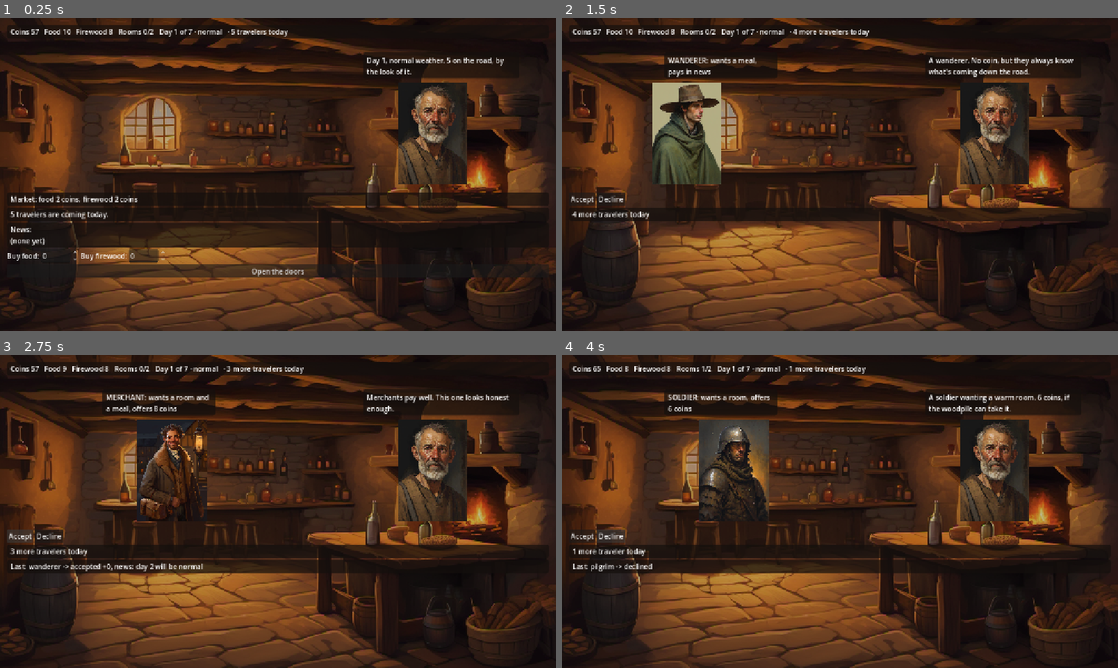
Above: before the commit, frames 1-4 (two rows, left to right).
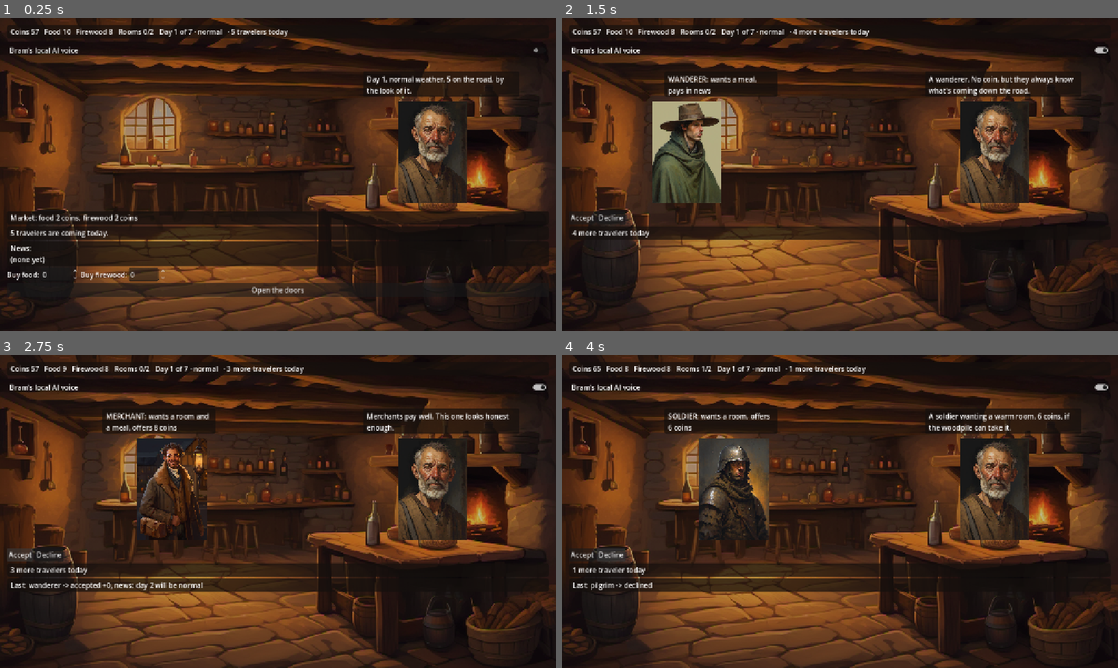
Above: after the commit, the same moments.

Repository: rkaunismaa/CrossRoads-Inn
Game: Godot game, scene res://scenes/main.tscn
The game is run twice, just before and just after one commit, with the same random seed, the same clock (stepped at 60 frames per second) and the same inputs.
Inputs (mouse positions are in pixels of both pictures, inside the frame that each line leads up to):
- Up to frame 1 (0.25 s): no input
- Up to frame 2 (1.5 s): click (840, 49) at 0.5 s, where only the run after the commit has a clickable "Bram's local AI voice"; click "Open the doors" at 1.25 s
- Up to frame 3 (2.75 s): click "Accept" at 2 s
- Up to frame 4 (4 s): click "Accept" at 2.75 s; click "Decline" at 3.5 s

The runs differ from the first frame. In frame 1, 15% of the frame differs, in the area x 1-99%, y 9-90%; in frame 2, 14%; in frame 3, 15%; in frame 4, 15%.

Commit message:
Fix stage 6 review: opt-in AI voice with marker, full licence notices, safer export checks
Co-Authored-By: Claude Opus 5.5 <noreply@anthropic.com>

Diff:
--- a/game/scenes/main.gd
+++ b/game/scenes/main.gd
@@ -11,6 +11,10 @@
 var art_dir := "res://art/"
 var llm_config_path := "res://data/bram_llm.json"
 var llm: BramLLM
+var settings_path := "user://settings.cfg"  ## the player's choices, kept between sessions
+var ai_voice := false  ## the player opted in to Bram's local AI voice (off by default)
+var _llm_available := false  ## the build allows the LLM (bram_llm.json) and the environment doesn't forbid it
+const AI_MARK := "  (local AI)"  ## shown after lines phrased by the local model
 var pending_bram_id := -1  ## the LLM request whose reply may still replace Bram's fixed line  ## generated by tools/comfyui; grey boxes are used for anything missing
 var params: Dictionary
 var runner: DayRunner
@@ -30,7 +34,10 @@
 	add_child(llm)
 	llm.load_config(llm_config_path)
 	llm.line_ready.connect(_on_llm_line)
-	llm.warm_up()
+	_llm_available = llm.enabled
+	var settings := ConfigFile.new()
+	settings.load(settings_path)  # a missing file just leaves the default (off)
+	set_ai_voice(bool(settings.get_value("bram", "ai_voice", false)), false)
 	start_run(randi())
 	if "--smoke-test" in OS.get_cmdline_user_args():  # used by tools/export-linux.sh on the exported build
 		var r := run_smoke(1)
@@ -204,7 +211,8 @@
 		if _art(id) != null:
 			art += 1
 	if %ErrorText.visible:
-		return {"ok": false, "params": %ErrorText.text, "art_loaded": art, "ledger_end": "", "llm": llm.enabled}
+		return {"ok": false, "params": %ErrorText.text, "art_loaded": art, "ledger_end": "", "llm": llm.enabled,
+			"llm_config": _llm_config_status()}
 	for i in 500:
 		if %EndPanel.visible:
 			break
@@ -215,7 +223,18 @@
 		elif %NightPanel.visible:
 			_on_continue()
 	return {"ok": %EndPanel.visible, "params": "ok", "art_loaded": art,
-		"ledger_end": runner.ledger[-1] if runner.ledger.size() > 0 else "", "llm": llm.enabled}
+		"ledger_end": runner.ledger[-1] if runner.ledger.size() > 0 else "", "llm": llm.enabled,
+		"llm_config": _llm_config_status()}
+
+
+## Whether the LLM settings file shipped and reads correctly (separate from whether the LLM is on).
+func _llm_config_status() -> String:
+	if not FileAccess.file_exists(llm_config_path):
+		return "missing: " + llm_config_path
+	var json := JSON.new()
+	if json.parse(FileAccess.get_file_as_string(llm_config_path)) != OK or typeof(json.data) != TYPE_DICTIONARY:
+		return "unreadable: " + llm_config_path
+	return "ok"
 
 
 # --- Bram ------------------------------------------------------------------------------------
@@ -229,7 +248,21 @@
 
 func _on_llm_line(id: int, text: String) -> void:
 	if id > 0 and id == pending_bram_id:
-		%BramBubble.text = text
+		%BramBubble.text = text + AI_MARK
+
+
+## The player's opt-in for Bram's local AI voice. Only loads a model if the player asked for it.
+func set_ai_voice(on: bool, save := true) -> void:
+	ai_voice = on
+	(%AIVoice as CheckButton).set_pressed_no_signal(on)
+	llm.enabled = _llm_available and on
+	if llm.enabled:
+		llm.warm_up()
+	if save:
+		var settings := ConfigFile.new()
+		settings.load(settings_path)
+		settings.set_value("bram", "ai_voice", on)
+		settings.save(settings_path)
 
 
 # --- art -------------------------------------------------------------------------------------
@@ -392,6 +425,12 @@
 	margin.add_child(root)
 
 	root.add_child(_label("TopBar"))
+	var ai_toggle: CheckButton = _named(CheckButton.new(), "AIVoice")
+	ai_toggle.text = "Bram's local AI voice"
+	ai_toggle.tooltip_text = ("Let a language model running on this computer (Ollama) phrase Bram's lines.\n"
+		+ "Off: Bram uses his written lines. The game never sends anything online.")
+	ai_toggle.toggled.connect(func(on: bool) -> void: set_ai_voice(on))
+	root.add_child(ai_toggle)
 	root.add_child(_label("ErrorText"))
 
 	# The scene: door, traveler (with bubble), counter, Bram (with bubble).
--- a/game/tests/unit/test_main_scene.gd
+++ b/game/tests/unit/test_main_scene.gd
@@ -8,8 +8,13 @@
 func before_each() -> void:
 	main = MainScene.instantiate()
 	main.llm_config_path = "res://data/no_llm_in_scene_tests.json"  # never reach a live model, however tests are run
+	main.settings_path = "user://test_settings_%d.cfg" % randi()  # a fresh, empty settings file per test
 	add_child_autofree(main)
 	main.start_run(3)
+
+
+func after_each() -> void:
+	DirAccess.remove_absolute(ProjectSettings.globalize_path(main.settings_path))
 
 
 func _node(name: String) -> Node:
@@ -179,10 +184,10 @@
 	assert_ne(_node("BramBubble").text, "")
 
 
-func test_llm_line_replaces_fixed_line() -> void:
+func test_llm_line_replaces_fixed_line_and_is_marked() -> void:
 	main.pending_bram_id = 42
 	main.llm.line_ready.emit(42, "Mind the merchant's purse, friend.")
-	assert_eq(_node("BramBubble").text, "Mind the merchant's purse, friend.")
+	assert_eq(_node("BramBubble").text, "Mind the merchant's purse, friend." + main.AI_MARK)
 
 
 func test_stale_llm_line_is_ignored() -> void:
@@ -215,3 +220,38 @@
 	var r: Dictionary = main.run_smoke(11)
 	assert_false(r.ok)
 	assert_string_contains(str(r.params), "nope.json")
+
+
+
+# --- review fixes (stage 6): Bram's AI voice is opt-in, remembered, and marked ---
+
+func test_ai_voice_is_off_by_default() -> void:
+	assert_false(main.ai_voice)
+	assert_false((_node("AIVoice") as CheckButton).button_pressed)
+	assert_false(main.llm.enabled)
+
+
+func test_ai_voice_choice_is_remembered() -> void:
+	main.set_ai_voice(true)
+	assert_true(main.ai_voice)
+	var again: Control = MainScene.instantiate()
+	again.llm_config_path = main.llm_config_path
+	again.settings_path = main.settings_path
+	add_child_autofree(again)
+	assert_true(again.ai_voice)
+	assert_true((again.get_node("%AIVoice") as CheckButton).button_pressed)
+
+
+func test_ai_voice_checkbox_turns_it_on_and_off() -> void:
+	(_node("AIVoice") as CheckButton).button_pressed = true
+	assert_true(main.ai_voice)
+	(_node("AIVoice") as CheckButton).button_pressed = false
+	assert_false(main.ai_voice)
+	assert_false(main.llm.enabled)
+
+
+func test_smoke_reports_llm_config_separately() -> void:
+	var r: Dictionary = main.run_smoke(11)
+	assert_eq(r.llm_config, "missing: res://data/no_llm_in_scene_tests.json")
+	main.llm_config_path = "res://data/bram_llm.json"
+	assert_eq(main.run_smoke(11).llm_config, "ok")
--- a/game/tools/write_notices.gd
+++ b/game/tools/write_notices.gd
@@ -1,27 +1,41 @@
 extends SceneTree
 ## Writes THIRD_PARTY_NOTICES.txt for a release build (called by tools/export-linux.sh).
 ##   godot --headless --path game --script res://tools/write_notices.gd -- <output file>
+## Includes every Godot component's copyright lines and licence, then the full text of each licence,
+## as Godot's "Complying with licenses" guidance asks.
 
 func _initialize() -> void:
 	var args := OS.get_cmdline_user_args()
 	if args.is_empty():
-		push_error("usage: -- <output file>")
+		printerr("usage: -- <output file>")
 		quit(1)
 		return
 	var lines := PackedStringArray([
 		"Crossroads Inn - third-party notices", "",
-		"== Godot Engine ==", Engine.get_license_text(), "",
-		"== Godot Engine third-party components ==",
-	])
+		"== Godot Engine (MIT License) ==", Engine.get_license_text(), "",
+		"== Third-party components in Godot Engine ==", ""])
 	for info: Dictionary in Engine.get_copyright_info():
-		lines.append("- %s" % info.name)
-	lines.append_array(["", "== Generated art ==",
-		"All images in this game were generated with Stable Diffusion XL base 1.0 (Stability AI),",
-		"licensed under the CreativeML Open RAIL++-M License. Prompts and seeds: art/provenance.json in the source repository.", "",
+		lines.append(str(info.name))
+		for part: Dictionary in info.parts:
+			for holder in part.copyright:
+				lines.append("  Copyright: " + str(holder))
+			lines.append("  License: " + str(part.license))
+		lines.append("")
+	lines.append_array(["== Licence texts ==", ""])
+	var licenses := Engine.get_license_info()
+	for name: String in licenses:
+		lines.append_array(["--- " + name + " ---", str(licenses[name]), ""])
+	lines.append_array(["== Generated art ==",
+		"The images in this game were generated with Stable Diffusion XL base 1.0 by Stability AI",
+		"(the model is licensed under the CreativeML Open RAIL++-M License).", "",
 		"== Bram's optional dialogue model ==",
-		"If Ollama is installed on the player's machine, Bram's lines may be phrased locally by",
-		"Qwen3-4B Instruct (Apache License 2.0). The model is not included with this game."])
+		"If the player turns on \"Bram's local AI voice\" and has Ollama installed, Bram's lines may be phrased",
+		"on the player's computer by Qwen3-4B Instruct (Apache License 2.0). The model is not included with this game."])
 	var f := FileAccess.open(args[0], FileAccess.WRITE)
+	if f == null:
+		printerr("cannot write %s: %s" % [args[0], error_string(FileAccess.get_open_error())])
+		quit(1)
+		return
 	f.store_string("\n".join(lines) + "\n")
 	f.close()
 	quit(0)
Not shown, changed: README.md
Not shown, changed: docs/design.md
Not shown, changed: docs/release.md
Not shown, changed: docs/session-history.md
Not shown, changed: docs/steam-ai-disclosure.md
Not shown, changed: tools/export-linux.sh
